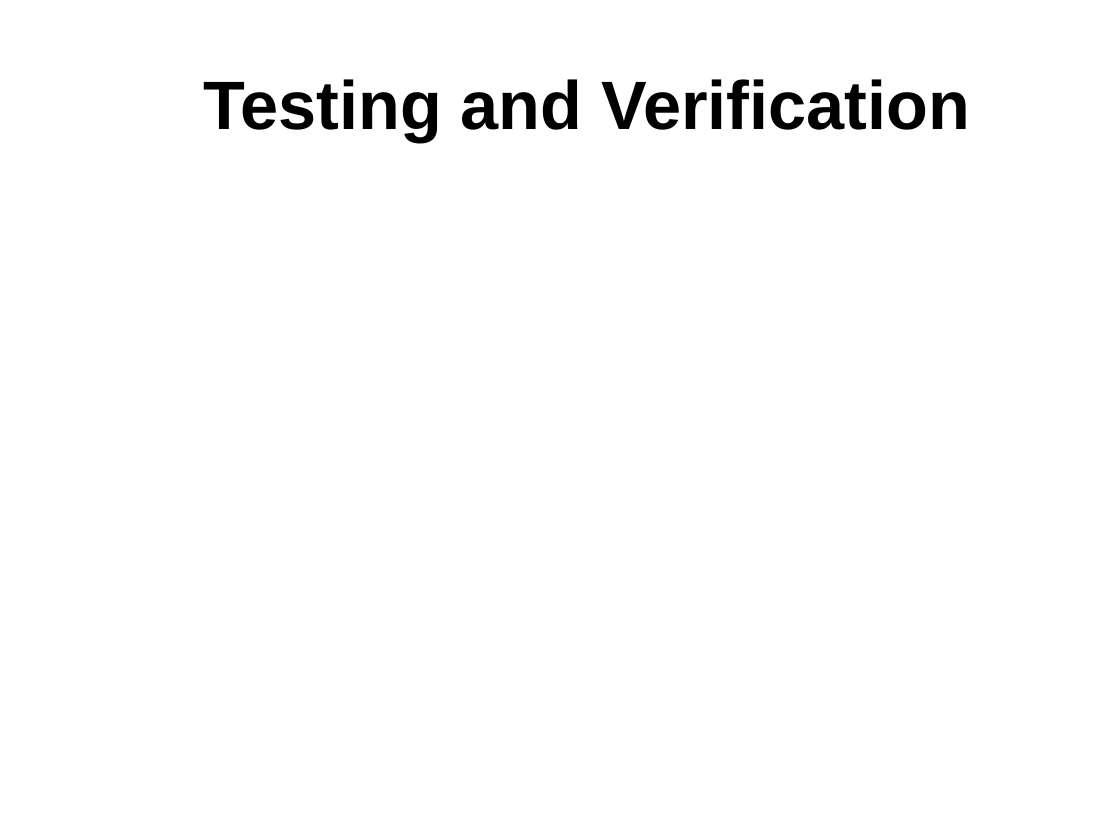
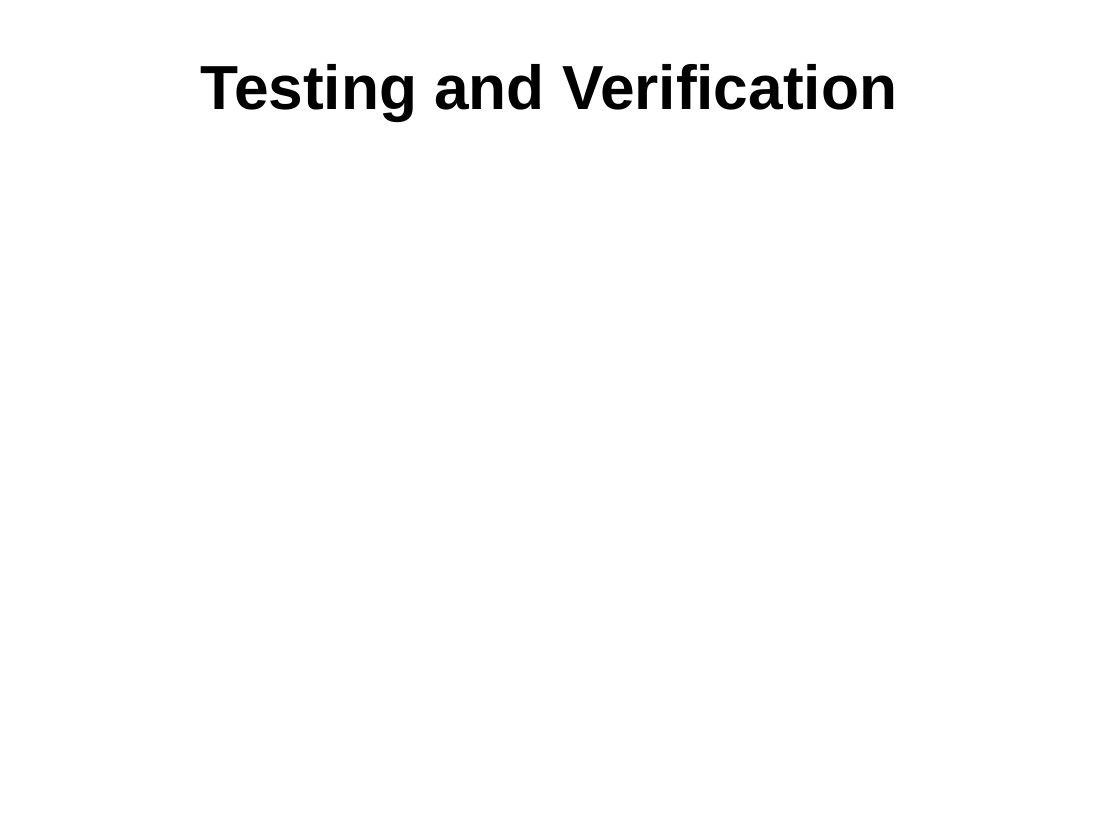
Before and after one commit to sdk21/PLT, a slide deck: slide 6 of Demo/Qlang.pptx (slide 9 before the commit). Drawn at 1120x840 pixels with LibreOffice and Linux fonts; fonts in the diff are those of the drawing; background and template pictures are left out. Boxes give left, top, right and bottom in pixels: in the first picture for what was removed or moved away, otherwise in the second. Text is boxed around its words. In the diff, an @@ line names an element or a change of style, - is before the commit and + after.

Commit message:
working on powerpoint2

```diff
--- a/Demo/Qlang.pptx
+++ b/Demo/Qlang.pptx
@@ title "Testing and Verification": place and size @@
-title "Testing and Verification" at <box>204,79,970,141</box>
+title "Testing and Verification" at <box>201,64,897,120</box>
@@ title "Testing and Verification" at <box>201,64,897,120</box>: size 44 to 40 pt; alignment centre to left @@
```
Also in this commit, not shown: 3 other slides changed, 1 slide added, 4 slides removed.
